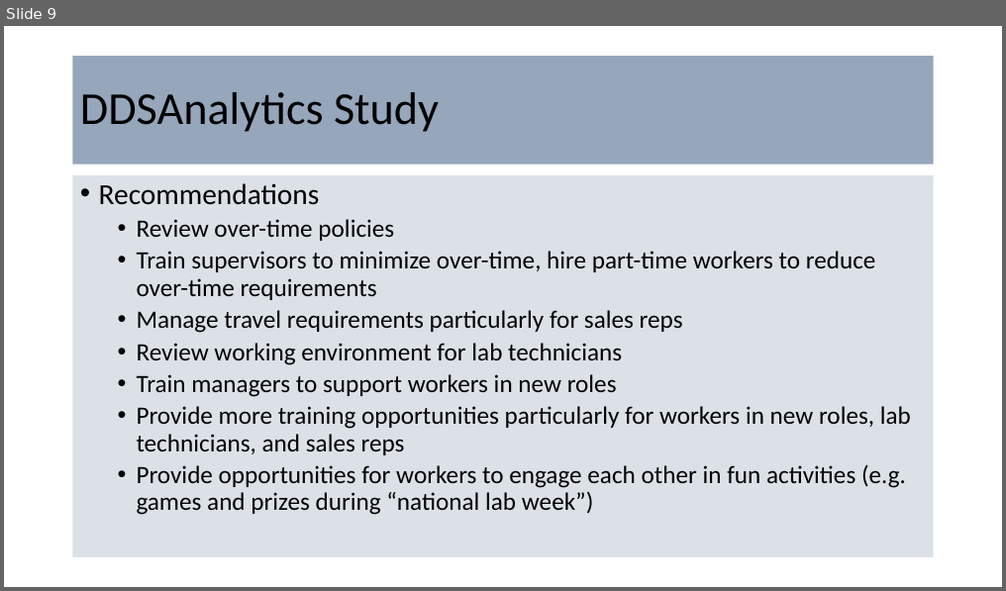
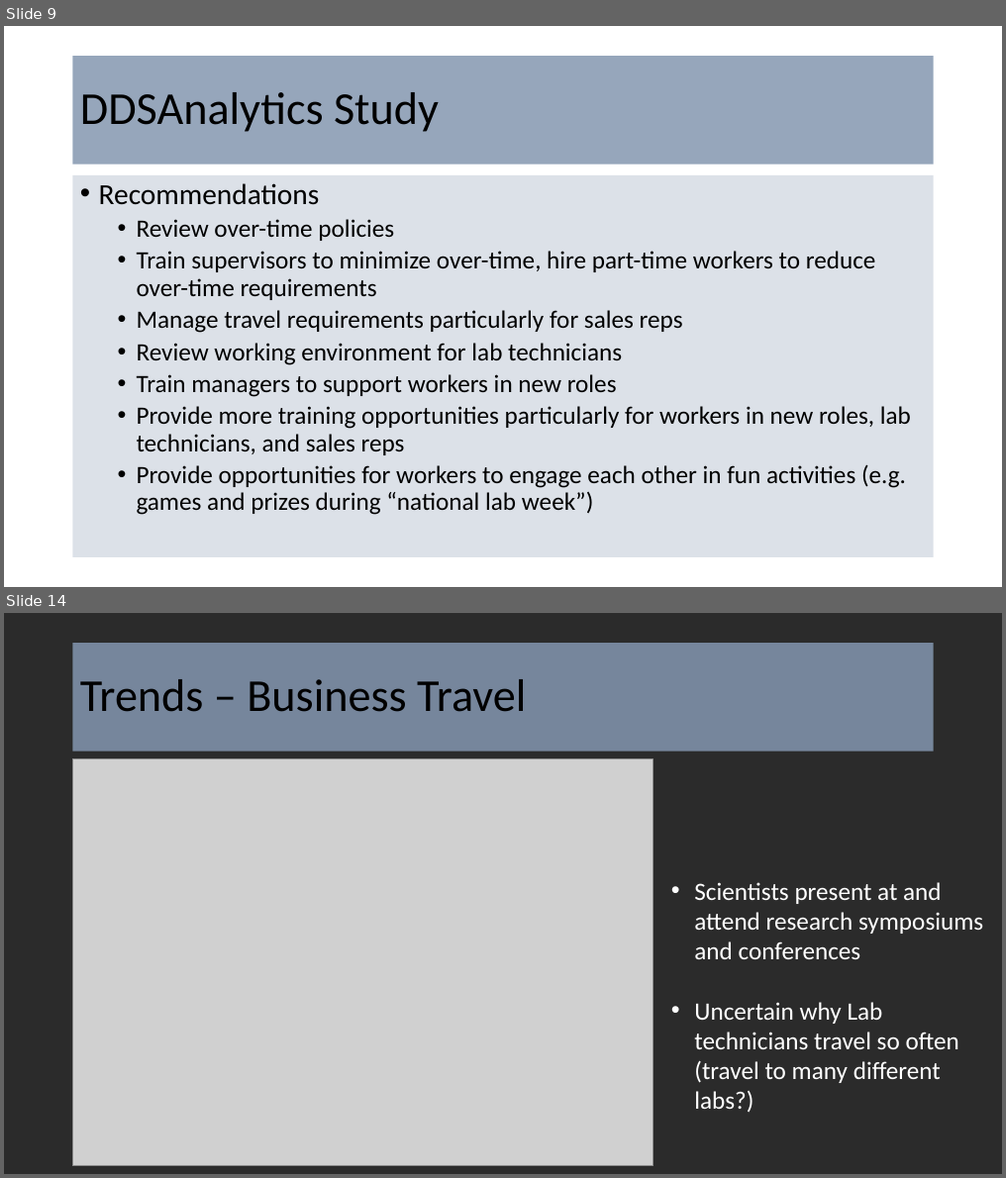
Before and after one commit to holdwork/CaseStudy_2, a slide deck: CaseStudy2V2.pptx. Shown one above the other, each under a label of ours: slide 9 before the commit, slides 9 and 14 after it; the slides between them are not shown. The pictures are 1006x591 and 1006x1178 pixels, drawn with LibreOffice and Linux fonts; fonts in the diff are those of the drawing; grey boxes stand for pictures; background and template pictures are left out; a plain dark background stands for a picture behind light text. Boxes give left, top, right and bottom in pixels: in the first picture for what was removed or moved away, otherwise in the second. Text is boxed around its words. In the diff, an @@ line names an element or a change of style, - is before the commit and + after.

Commit message:
added trends analysis

```diff
--- a/CaseStudy2V2.pptx
+++ b/CaseStudy2V2.pptx
@@ slide 14 added at (4,613,1002,1174), background picture (left out) @@
@@ title added at (73,643,934,752), fill #8497B0 at 85% opacity, 44 pt, text #000000 @@
+Trends – Business Travel
@@ picture added at (73,760,653,1167) @@
@@ text added at (694,882,983,1112), 24 pt, text #FFFFFF @@
+• Scientists present at and attend research symposiums and conferences
+• Uncertain why Lab technicians travel so often (travel to many different labs?)
```
Also in this commit, not shown: 6 other slides added.
